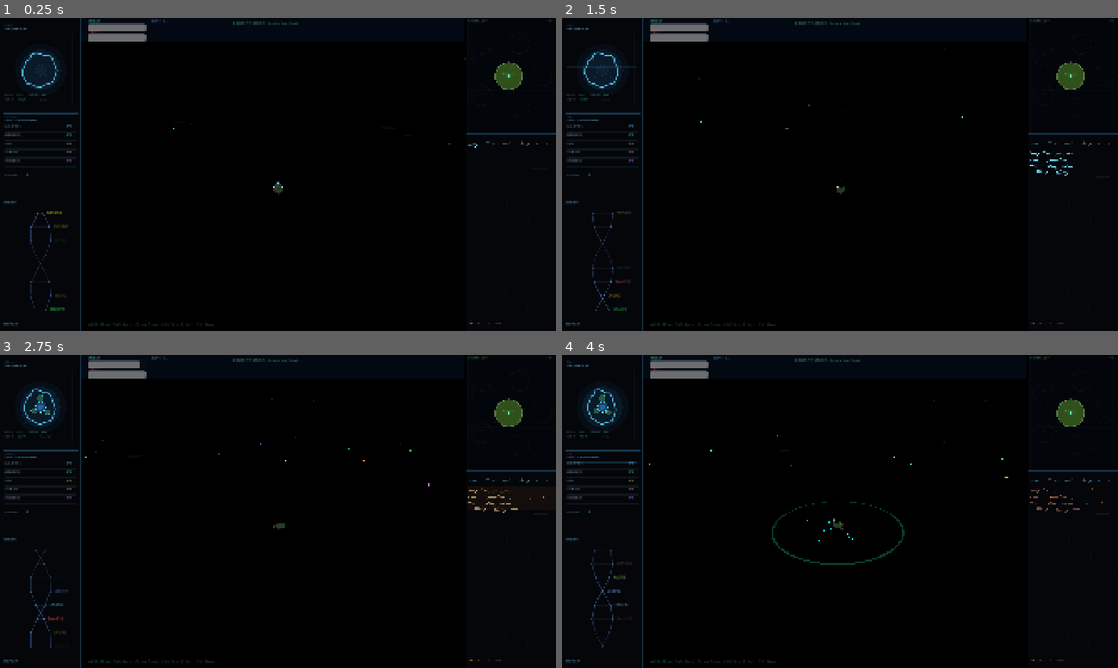
Above: before the commit, frames 1-4 (two rows, left to right).
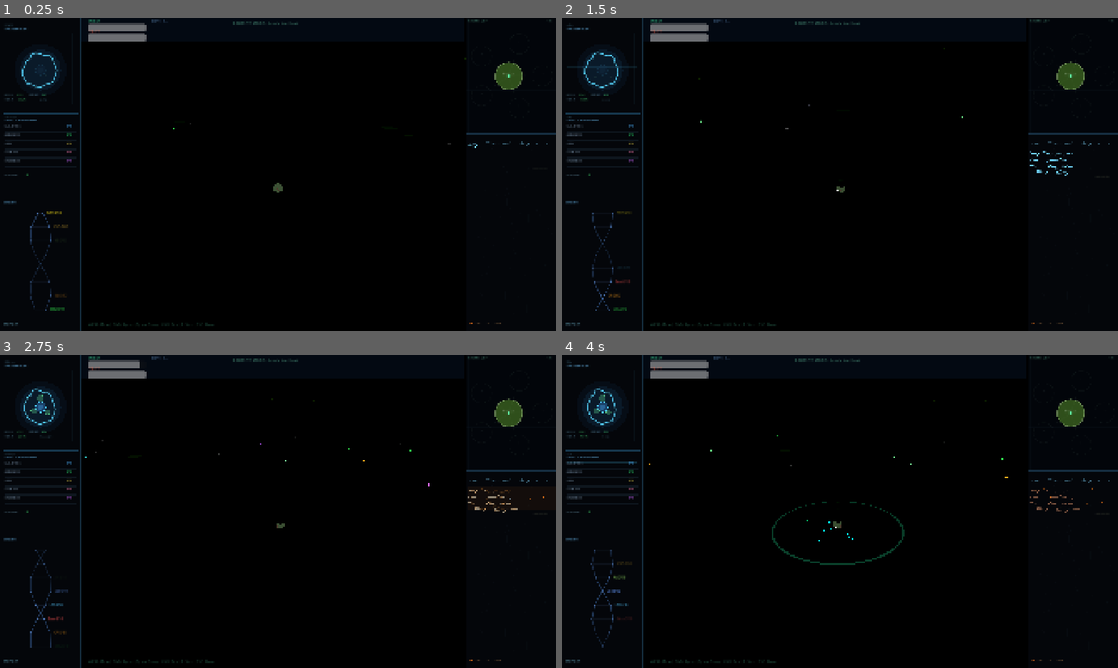
Above: after the commit, the same moments.

Repository: gnoobs75/3volov3
Game: Godot game, scene res://scenes/snake_stage.tscn
The game is run twice, just before and just after one commit, with the same random seed, the same clock (stepped at 60 frames per second) and the same inputs. This scene is started directly instead of the project's main scene.
Inputs (mouse positions are in pixels of both pictures, inside the frame that each line leads up to):
- Up to frame 1 (0.25 s): no input
- Up to frame 2 (1.5 s): tap Enter at 0.5 s; move the mouse to (962, 158) at 0.52 s; press the mouse at (962, 158) at 0.53 s; hold D (move_right) 0.53-1.25 s; tap Space at 0.77 s; release the mouse at (962, 158) at 1.25 s; drag from (728, 190) to (812, 237) at 1.27 s
- Up to frame 3 (2.75 s): move the mouse to (333, 442) at 2.02 s; press the mouse at (333, 442) at 2.03 s; hold D (move_right) from 2.03 s (still down); tap E (combat_toxin) at 2.1 s
- Up to frame 4 (4 s): release D (move_right) at 2.75 s; release the mouse at (895, 442) at 2.75 s; drag from (812, 574) to (673, 464) at 2.77 s; move the mouse to (1006, 558) at 3.52 s; hold A (move_left) from 3.53 s (still down); hold Right mouse button (jet_stream) from 3.53 s (still down); tap Space at 3.77 s; click (1006, 558) at 3.8 s

The runs differ from the first frame. In frame 1, less than 0.1% of the frame differs, in the area x 49-51%, y 52-57%; in frame 2, less than 0.1%; in frame 3, less than 0.1%; in frame 4, less than 0.1%.

Commit message:
Rebuild trifold jaw, add zoom and control swap
- Rebuilt worm jaw in Blender: 3x120° converging cone sectors with teeth
- Horizontal 3D eyes replace face billboard when Blender model loaded
- Mouse wheel zoom (0.3x-1.2x) with smooth interpolation on cave camera
- RMB bite attack (was LMB), LMB tractor beam pulls nutrients
- Nutrients added to "nutrient" group for tractor beam detection

Co-Authored-By: Claude Opus 4.6 <noreply@anthropic.com>

Diff:
--- a/scripts/snake_stage/land_nutrient.gd
+++ b/scripts/snake_stage/land_nutrient.gd
@@ -21,6 +21,7 @@
 ]
 
 func _ready() -> void:
+	add_to_group("nutrient")
 	_bob_offset = randf() * TAU
 	body_entered.connect(_on_body_entered)
 
--- a/scripts/snake_stage/player_worm.gd
+++ b/scripts/snake_stage/player_worm.gd
@@ -66,12 +66,25 @@
 const STUN_COOLDOWN_TIME: float = 4.0
 const STUN_ENERGY_COST: float = 15.0
 
+# --- Tractor Beam ---
+const TRACTOR_RANGE: float = 12.0  # Max pull distance
+const TRACTOR_FORCE: float = 15.0  # Pull speed
+const TRACTOR_CONE: float = 0.3    # Dot product threshold (wide cone)
+var _tractor_active: bool = false
+var _rmb_just_pressed: bool = false
+
 # --- Visuals ---
 var _eye_light: SpotLight3D = null
 var _time: float = 0.0
 var _body_color: Color = Color(0.55, 0.35, 0.45)  # Pink-brown worm
 var _belly_color: Color = Color(0.7, 0.55, 0.5)
 var _damage_flash: float = 0.0
+
+func _unhandled_input(event: InputEvent) -> void:
+	if event is InputEventMouseButton:
+		var mb: InputEventMouseButton = event
+		if mb.pressed and mb.button_index == MOUSE_BUTTON_RIGHT:
+			_rmb_just_pressed = true
 
 func _ready() -> void:
 	add_to_group("player_worm")
@@ -210,14 +223,14 @@
 		var pivot: Node3D = _jaw_petals[i]
 		# When closed: petals together. When open: splay outward 90 degrees
 		var splay_angle: float = _jaw_open_amount * deg_to_rad(90.0)
-		if _head_node:
-			# Blender model: jaw pivots splay outward via local Y rotation
-			pivot.rotation.y = splay_angle
-		else:
-			# Procedural fallback: splay via X rotation
-			pivot.rotation.x = splay_angle
+		# Splay outward from center — local X axis for both model types
+		pivot.rotation.x = splay_angle
 
 func _build_face() -> void:
+	if _head_node:
+		# Blender model has 3D eyes — skip the 2D face billboard
+		return
+
 	_face_viewport = SubViewport.new()
 	_face_viewport.size = Vector2i(128, 128)
 	_face_viewport.transparent_bg = true
@@ -234,7 +247,7 @@
 	_face_billboard.texture = _face_viewport.get_texture()
 	_face_billboard.billboard = BaseMaterial3D.BILLBOARD_ENABLED
 	_face_billboard.pixel_size = 0.02
-	_face_billboard.position = Vector3(0, 0.9, 0.85)  # Further forward + higher — visible above jaw
+	_face_billboard.position = Vector3(0, 0.9, 0.85)
 	_face_billboard.modulate = Color(1, 1, 1, 0.95)
 	_face_billboard.no_depth_test = false
 	_face_billboard.render_priority = 1
@@ -416,9 +429,13 @@
 		base_noise = 0.5
 	noise_level = maxf(base_noise, _noise_spike)
 
-	# --- Bite attack (LMB / beam_collect) ---
-	if Input.is_action_just_pressed("beam_collect"):
+	# --- Bite attack (RMB) ---
+	if _rmb_just_pressed and _bite_cooldown <= 0:
 		_trigger_bite()
+	_rmb_just_pressed = false
+
+	# --- Tractor beam (LMB / beam_collect) — pull nutrients ---
+	_update_tractor_beam(delta)
 
 	# --- Stun burst (E key) ---
 	if Input.is_action_just_pressed("stun_burst") and _stun_cooldown <= 0 and energy >= STUN_ENERGY_COST:
@@ -644,6 +661,31 @@
 	for child in node.get_children():
 		_collect_meshes(child, result)
 
+func _update_tractor_beam(delta: float) -> void:
+	_tractor_active = Input.is_action_pressed("beam_collect")
+	if not _tractor_active:
+		return
+	# Pull nearby nutrients toward the worm (not creatures)
+	var forward: Vector3 = Vector3(sin(_heading), 0, cos(_heading))
+	for node in get_tree().get_nodes_in_group("nutrient"):
+		var to_item: Vector3 = node.global_position - global_position
+		var dist: float = to_item.length()
+		if dist > TRACTOR_RANGE or dist < 0.3:
+			continue
+		# Wide forward cone check
+		var dot: float = forward.dot(to_item.normalized())
+		if dot < TRACTOR_CONE:
+			continue
+		# Pull toward player
+		var pull_dir: Vector3 = -to_item.normalized()
+		var strength: float = TRACTOR_FORCE * (1.0 - dist / TRACTOR_RANGE)
+		if node is CharacterBody3D:
+			node.velocity += pull_dir * strength * delta * 60.0
+		elif node is RigidBody3D:
+			node.apply_central_force(pull_dir * strength * 5.0)
+		else:
+			node.global_position += pull_dir * strength * delta
+
 func do_bite_damage() -> void:
 	## Called during bite snap — deals damage to WBCs in range
 	var targets: Array = get_bite_targets()
--- a/scripts/snake_stage/worm_camera.gd
+++ b/scripts/snake_stage/worm_camera.gd
@@ -25,6 +25,12 @@
 const ROTATION_SPEED: float = 5.0
 const CEILING_CHECK_MARGIN: float = 0.8
 
+# Zoom control
+const ZOOM_MIN: float = 0.3   # Closest zoom (30% of context distance)
+const ZOOM_MAX: float = 1.2   # Furthest zoom (120% of context distance)
+const ZOOM_STEP: float = 0.08 # Per scroll click
+const ZOOM_SMOOTH: float = 6.0
+
 var _target: Node3D = null
 var _smooth_pos: Vector3 = Vector3.ZERO
 var _smooth_look: Vector3 = Vector3.ZERO
@@ -35,6 +41,10 @@
 var _current_up: float = DEFAULT_UP
 var _current_fov: float = DEFAULT_FOV
 var _current_look_ahead: float = DEFAULT_LOOK_AHEAD
+
+# Zoom
+var _zoom_factor: float = 1.0  # User-controlled zoom multiplier
+var _zoom_target: float = 1.0
 
 # Raycast for ceiling detection
 var _ray_query: PhysicsRayQueryParameters3D = null
@@ -54,17 +64,31 @@
 	global_position = _smooth_pos
 	look_at(_smooth_look, Vector3.UP)
 
+func _unhandled_input(event: InputEvent) -> void:
+	if event is InputEventMouseButton:
+		var mb: InputEventMouseButton = event
+		if mb.pressed:
+			if mb.button_index == MOUSE_BUTTON_WHEEL_UP:
+				_zoom_target = clampf(_zoom_target - ZOOM_STEP, ZOOM_MIN, ZOOM_MAX)
+			elif mb.button_index == MOUSE_BUTTON_WHEEL_DOWN:
+				_zoom_target = clampf(_zoom_target + ZOOM_STEP, ZOOM_MIN, ZOOM_MAX)
+
 func _physics_process(delta: float) -> void:
 	if not _target:
 		return
 
 	_time += delta
 
+	# Smooth zoom interpolation
+	_zoom_factor = lerpf(_zoom_factor, _zoom_target, delta * ZOOM_SMOOTH)
+
 	var heading: float = _target.rotation.y
 
-	# Desired camera position
+	# Desired camera position (zoom applied to back distance and height)
 	var back_dir: Vector3 = Vector3(-sin(heading), 0, -cos(heading))
-	var desired_pos: Vector3 = _target.global_position + back_dir * _current_back + Vector3(0, _current_up, 0)
+	var zoomed_back: float = _current_back * _zoom_factor
+	var zoomed_up: float = _current_up * _zoom_factor
+	var desired_pos: Vector3 = _target.global_position + back_dir * zoomed_back + Vector3(0, zoomed_up, 0)
 	var desired_look: Vector3 = _target.global_position + Vector3(sin(heading), 0, cos(heading)) * _current_look_ahead + Vector3(0, 0.5, 0)
 
 	# Smooth interpolation
Binary file changed: models/worm_connector.glb
Binary file changed: models/worm_head.glb
Binary file changed: models/worm_segment.glb
Binary file changed: models/worm_tail.glb
Not shown, changed: models/worm_parasite.blend
